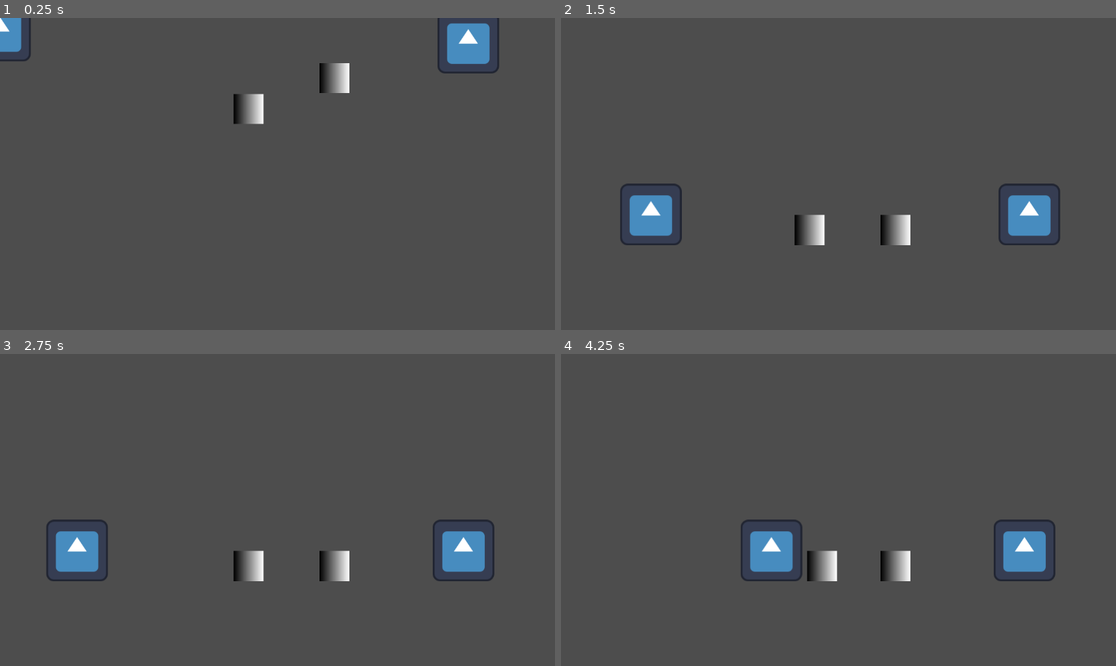
Above: before the commit, frames 1-4 (two rows, left to right).
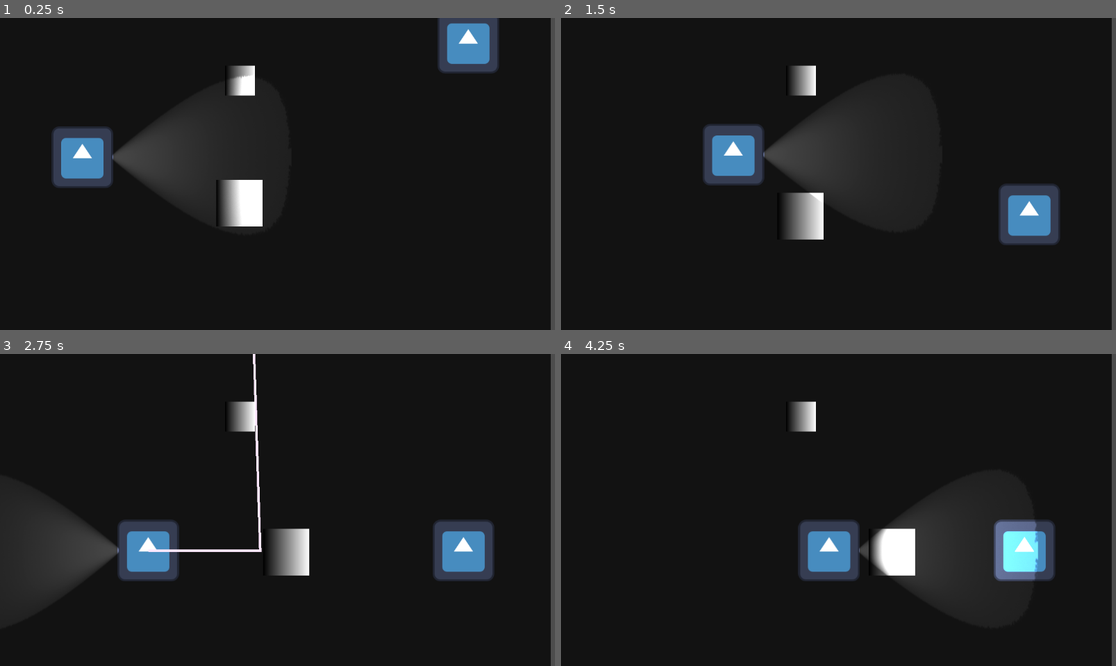
Above: after the commit, the same moments.

Repository: BiggestChe/tritonware_fall_25
Game: Godot game, scene res://Levels/main_game.tscn
Same seed, same stepped clock (60 frames per second), same inputs: the game is played once before the commit and once after it. The engine's default icon, where the game draws it, is replaced by a stand-in: a white triangle on a blue panel in a dark square.
Inputs:
- Up to frame 1 (0.25 s): no input
- Up to frame 2 (1.5 s): tap Enter (ui_accept) at 0.5, 0.77 s; hold W (look_up1) 0.53-1.28 s; hold D (right_1) from 0.53 s (still down); tap E (fire_laser, bound only after the commit) at 0.8, 1.35 s
- Up to frame 3 (2.75 s): tap Enter (ui_accept) at 1.52 s; tap W (look_up1) at 1.55 s; release D (right_1) at 2.03 s; hold A (left_1) from 2.03 s (still down); hold E (fire_laser, bound only after the commit) from 2.03 s (still down); tap Left (left_2) at 2.1 s
- Up to frame 4 (4.25 s): release A (left_1) at 2.78 s; release E (fire_laser, bound only after the commit) at 2.78 s; hold D (right_1) from 2.78 s (still down); tap W (look_up1) at 2.85 s; tap Enter (ui_accept) at 3.02, 3.77 s; hold Up (look_up2) from 3.53 s (still down); tap E (fire_laser, bound only after the commit) at 3.8 s

The runs differ from the first frame. In frame 1, 95% of the frame differs, in the area x 0-100%, y 0-100%; in frame 2, 95%; in frame 3, 95%; in frame 4, 97%.

Commit message:
light_probably works

Diff:
--- /dev/null
+++ b/Levels/Level1Intro.tscn
@@ -0,0 +1,3 @@
+[gd_scene format=3 uid="uid://t4hw6avjr6j6"]
+
+[node name="Level1Intro" type="Node2D"]
--- /dev/null
+++ b/Levels/Level2.tscn
@@ -0,0 +1,3 @@
+[gd_scene format=3 uid="uid://dlrvwduhfgl5t"]
+
+[node name="Level2" type="Node2D"]
--- /dev/null
+++ b/Levels/Level3.tscn
@@ -0,0 +1,3 @@
+[gd_scene format=3 uid="uid://du2gm57ktfgej"]
+
+[node name="Level3" type="Node2D"]
--- a/Levels/main_game.tscn
+++ b/Levels/main_game.tscn
@@ -1,18 +1,18 @@
 [gd_scene load_steps=7 format=3 uid="uid://bnvft2ufu4lp2"]
 
-[ext_resource type="PackedScene" uid="uid://3yv18ax1syhs" path="res://Player/eye_1.tscn" id="1_73ikp"]
-[ext_resource type="PackedScene" uid="uid://bpa1kynvv2hn0" path="res://Player/eye_2.tscn" id="2_4cwk6"]
+[ext_resource type="PackedScene" uid="uid://bq6rt5tmj825x" path="res://Player/eye_1.tscn" id="1_73ikp"]
+[ext_resource type="PackedScene" uid="uid://78w8gh0yb544" path="res://Player/eye_2.tscn" id="2_4cwk6"]
 
 [sub_resource type="RectangleShape2D" id="RectangleShape2D_sijtq"]
 size = Vector2(9.977273, 65)
 
-[sub_resource type="Gradient" id="Gradient_4cwk6"]
+[sub_resource type="Gradient" id="Gradient_73ikp"]
 
 [sub_resource type="GradientTexture2D" id="GradientTexture2D_sijtq"]
-gradient = SubResource("Gradient_4cwk6")
+gradient = SubResource("Gradient_73ikp")
 
 [sub_resource type="RectangleShape2D" id="RectangleShape2D_73ikp"]
-size = Vector2(72.621124, 58.311653)
+size = Vector2(62.94118, 48.487804)
 
 [node name="Node2D" type="Node2D"]
 
@@ -27,12 +27,13 @@
 shape = SubResource("RectangleShape2D_sijtq")
 
 [node name="Eye1" parent="." instance=ExtResource("1_73ikp")]
+position = Vector2(171, 263)
 
 [node name="Eye2" parent="." instance=ExtResource("2_4cwk6")]
 position = Vector2(708, -39)
 
-[node name="RigidBody2D" type="RigidBody2D" parent="." groups=["Rigidbody"]]
-position = Vector2(465, 166)
+[node name="RigidBody2D" type="RigidBody2D" parent="." groups=["Rigidbody", "mirror"]]
+position = Vector2(497, 361)
 collision_layer = 2
 collision_mask = 3
 can_sleep = false
@@ -40,29 +41,38 @@
 linear_damp = 3.0
 
 [node name="Sprite2D" type="Sprite2D" parent="RigidBody2D"]
-position = Vector2(51, 0)
+position = Vector2(0.00012207031, 0)
+scale = Vector2(1.5109297, 1.5153004)
+texture = SubResource("GradientTexture2D_sijtq")
+
+[node name="CollisionShape2D" type="CollisionShape2D" parent="RigidBody2D"]
+position = Vector2(4.5, 1)
+rotation = 0.7696902
+scale = Vector2(1.4140188, 1.8973851)
+shape = SubResource("RectangleShape2D_73ikp")
+
+[node name="CanvasModulate" type="CanvasModulate" parent="."]
+scale = Vector2(38.924778, 2.727706)
+
+[node name="CanvasLayer" type="CanvasLayer" parent="CanvasModulate"]
+
+[node name="ColorRect" type="ColorRect" parent="CanvasModulate"]
+z_index = -1
+offset_right = 40.0
+offset_bottom = 40.0
+scale = Vector2(0.7341328, 7.526201)
+color = Color(0.072842635, 0.072842635, 0.072842635, 1)
+
+[node name="FloatingMirror" type="StaticBody2D" parent="." groups=["mirror"]]
+position = Vector2(497, 210)
+collision_layer = 3
+
+[node name="Sprite2D" type="Sprite2D" parent="FloatingMirror" groups=["mirror"]]
+position = Vector2(1, -80)
 scale = Vector2(0.96943116, 0.97223544)
 texture = SubResource("GradientTexture2D_sijtq")
 
-[node name="CollisionShape2D" type="CollisionShape2D" parent="RigidBody2D"]
-position = Vector2(50, 0)
+[node name="CollisionShape2D" type="CollisionShape2D" parent="FloatingMirror" groups=["mirror"]]
+position = Vector2(0, -80)
 scale = Vector2(0.90725195, 1.2173858)
 shape = SubResource("RectangleShape2D_73ikp")
-
-[node name="RigidBody2D2" type="RigidBody2D" parent="." groups=["Rigidbody"]]
-position = Vector2(643, 102)
-collision_layer = 2
-collision_mask = 3
-can_sleep = false
-lock_rotation = true
-linear_damp = 3.0
-
-[node name="Sprite2D" type="Sprite2D" parent="RigidBody2D2"]
-position = Vector2(51, 0)
-scale = Vector2(0.96943116, 0.97223544)
-texture = SubResource("GradientTexture2D_sijtq")
-
-[node name="CollisionShape2D" type="CollisionShape2D" parent="RigidBody2D2"]
-position = Vector2(50, 0)
-scale = Vector2(0.90725195, 1.2173858)
-shape = SubResource("RectangleShape2D_73ikp")
--- a/Player/eye_1.tscn
+++ b/Player/eye_1.tscn
@@ -1,8 +1,10 @@
-[gd_scene load_steps=6 format=3 uid="uid://3yv18ax1syhs"]
+[gd_scene load_steps=8 format=3 uid="uid://bq6rt5tmj825x"]
 
 [ext_resource type="Script" uid="uid://40eosq0j1p1s" path="res://Player/state_machine1.gd" id="1_dke3q"]
 [ext_resource type="Texture2D" uid="uid://g0x523idho5e" path="res://Sprites/icon.svg" id="2_vbaq2"]
 [ext_resource type="Script" uid="uid://uvdtwe076q3r" path="res://Player/area_2d.gd" id="3_vbaq2"]
+[ext_resource type="Texture2D" uid="uid://cvjk66adn1j8t" path="res://Sprites/488d6042bbb48b409ea7d633200c7a880ace1b9c(2).png" id="4_oqvjh"]
+[ext_resource type="PackedScene" uid="uid://dya2m51sgdi8r" path="res://Player/laser_beam.tscn" id="5_tc5ac"]
 
 [sub_resource type="RectangleShape2D" id="RectangleShape2D_hqtel"]
 size = Vector2(129, 118)
@@ -23,6 +25,21 @@
 
 [node name="Sprite2D" type="Sprite2D" parent="CharacterBody2D"]
 texture = ExtResource("2_vbaq2")
+flip_h = true
+
+[node name="PointLight2D" type="PointLight2D" parent="CharacterBody2D/Sprite2D"]
+position = Vector2(0.7000084, -0.45001218)
+rotation = 1.5707964
+scale = Vector2(6.684411, 3.6309025)
+color = Color(1.0184411, 1.0184411, 1.0184411, 1)
+energy = 7.03
+range_z_max = 2000
+shadow_enabled = true
+shadow_filter = 1
+shadow_filter_smooth = 20.0
+texture = ExtResource("4_oqvjh")
+offset = Vector2(-0.8302876, -68.10979)
+texture_scale = 0.1
 
 [node name="Area2D" type="Area2D" parent="CharacterBody2D" groups=["Rigidbody"]]
 scale = Vector2(0.8533932, 1.3754668)
@@ -36,6 +53,10 @@
 scale = Vector2(6.4528995, -8.90643)
 shape = SubResource("RectangleShape2D_dke3q")
 
+[node name="Laser" parent="CharacterBody2D" node_paths=PackedStringArray("player") instance=ExtResource("5_tc5ac")]
+rotation = 0.0
+player = NodePath("..")
+
 [connection signal="body_entered" from="CharacterBody2D/Area2D" to="CharacterBody2D/Area2D" method="_on_body_entered"]
 [connection signal="body_exited" from="CharacterBody2D/Area2D" to="CharacterBody2D" method="_on_area_2d_body_exited"]
 [connection signal="body_exited" from="CharacterBody2D/Area2D" to="CharacterBody2D/Area2D" method="_on_body_exited"]
--- /dev/null
+++ b/Player/laser_beam.gd
@@ -0,0 +1,87 @@
+extends Node2D
+
+@export var player: CharacterBody2D
+@export var bounces := 3
+@export var max_length := 2000.0
+
+@onready var line: Line2D = $Line2D
+@onready var end_marker: Node2D = $End
+
+var active := false
+
+func _ready():
+	# The Line2D will now draw relative to this Node2D's position.
+	line.visible = false
+	line.width = 5
+	# Ensure the End marker is a child of the main scene, not this node.
+	# If it is a child, you may need to manage its position differently.
+
+func _process(_delta):
+	# Simplified active check
+	active = Input.is_action_pressed("fire_laser")
+
+	if active:
+		line.visible = true
+		fire_laser()
+	else:
+		line.visible = false
+		end_marker.visible = false
+
+func fire_laser():
+	# 1. Align this node (the laser's origin) with the player
+	# This sets up the local coordinate system for the Line2D.
+	global_position = player.global_position
+	global_rotation = player.global_rotation
+
+	var remaining_length = max_length
+	# The first point of the laser starts at this node's local origin (0,0)
+	var current_origin = global_position
+	# The direction is based on this node's new rotation
+	var current_direction = Vector2.RIGHT.rotated(global_rotation)
+
+	line.clear_points()
+	# The first point in the Line2D is its own local origin.
+	line.add_point(Vector2.ZERO)
+
+	var space_state = get_world_2d().direct_space_state
+
+	for i in range(bounces + 1):
+		var target = current_origin + current_direction * remaining_length
+		var query = PhysicsRayQueryParameters2D.create(current_origin, target)
+		query.exclude = [player]
+		query.collision_mask = 2 # Mirrors on layer 2
+
+		var result = space_state.intersect_ray(query)
+		if result:
+			var hit_point = result.position
+			var normal = result.normal
+			var collider = result.collider
+
+			# 2. Convert the GLOBAL hit_point to this node's LOCAL space
+			line.add_point(to_local(hit_point))
+
+			if is_instance_valid(collider) and collider.is_in_group("mirror"):
+				remaining_length -= current_origin.distance_to(hit_point)
+				current_origin = hit_point
+				current_direction = current_direction.bounce(normal)
+
+				if remaining_length <= 0:
+					end_marker.global_position = hit_point
+					end_marker.visible = true
+					return
+
+				# Move origin slightly to avoid self-collision on next raycast
+				current_origin += current_direction * 0.1
+
+			else: # Hit a non-mirror object
+				end_marker.global_position = hit_point
+				end_marker.visible = true
+				return
+		else: # No collision
+			var end_point = current_origin + current_direction * remaining_length
+
+			# 3. Convert the GLOBAL end_point to LOCAL space as well
+			line.add_point(to_local(end_point))
+			end_marker.global_position = end_point
+			end_marker.visible = true
+			return
--- /dev/null
+++ b/Player/laser_beam.tscn
@@ -0,0 +1,27 @@
+[gd_scene load_steps=3 format=3 uid="uid://dya2m51sgdi8r"]
+
+[ext_resource type="Script" uid="uid://8tnj1whb2hbt" path="res://Player/laser_beam.gd" id="1_utrga"]
+
+[sub_resource type="ParticleProcessMaterial" id="ParticleProcessMaterial_utrga"]
+particle_flag_disable_z = true
+emission_shape = 1
+emission_sphere_radius = 1.0
+gravity = Vector3(0, 98, 0)
+
+[node name="Laser" type="Node2D"]
+rotation = 1.5707964
+script = ExtResource("1_utrga")
+
+[node name="Laser" type="RayCast2D" parent="."]
+rotation = -1.5707964
+scale = Vector2(-9.660564, 7.874483)
+collision_mask = 6
+hit_from_inside = true
+
+[node name="Line2D" type="Line2D" parent="."]
+default_color = Color(1, 0.91330606, 1, 1)
+
+[node name="End" type="GPUParticles2D" parent="."]
+position = Vector2(370, 0)
+scale = Vector2(0.56617314, 0.48982388)
+process_material = SubResource("ParticleProcessMaterial_utrga")
--- /dev/null
+++ b/Player/light_beam.tscn
@@ -0,0 +1,18 @@
+[gd_scene load_steps=2 format=3 uid="uid://br6c3stw3inyf"]
+
+[ext_resource type="Texture2D" uid="uid://cvjk66adn1j8t" path="res://Sprites/488d6042bbb48b409ea7d633200c7a880ace1b9c(2).png" id="1_tm7ok"]
+
+[node name="Node2D" type="Node2D"]
+
+[node name="PointLight2D" type="PointLight2D" parent="."]
+position = Vector2(269, 189)
+rotation = 1.5707964
+scale = Vector2(6.684411, 3.6309025)
+color = Color(1.0184411, 1.0184411, 1.0184411, 1)
+energy = 7.03
+range_z_max = 2000
+shadow_enabled = true
+shadow_filter = 1
+shadow_filter_smooth = 20.0
+texture = ExtResource("1_tm7ok")
+texture_scale = 0.1
--- a/Player/state_machine1.gd
+++ b/Player/state_machine1.gd
@@ -12,10 +12,20 @@
 const MAX_VELOCITY := 100
 
 # --- Look Up double press ---
-var look_up_pressed_time := 0.0
-@export var double_press_window := 1.0 # seconds
+@export var double_press_window := 0.5 # seconds
 var look_up_press_count := 0
 var look_up_timer = 0.0
+
+#Animation Variables
+@onready var sprite = $Sprite2D
+
+#Light Cone
+@onready var light_cone = $Sprite2D/PointLight2D
+var is_looking_up := false
+
+#laser
+@onready var laser_beam = $Laser
+@export var rotation_speed := 3.0
 
 # --- State machine ---
 enum State { IDLE, WALKING, JUMPING, FALLING, LOOK_UP }
@@ -25,10 +35,14 @@
 func _physics_process(delta):
 
 	#print("Current state: ", current_state)
-	if look_up_pressed_time > 0:
-		look_up_pressed_time -= delta
-	#else:
-		#look_up_press_count = 0
+
+	#after jumping, create time window to create double press
+	if look_up_timer > 0:
+		look_up_timer -= delta
+		if look_up_timer <= 0:
+			look_up_press_count = 0
+			look_up_timer = 0
+
 
 	# Detect look up press
 	if Input.is_action_just_pressed("look_up1"):
@@ -41,7 +55,18 @@
 		print("Double press detected! Jump!")
 		change_state(State.JUMPING)
 		look_up_press_count = 0  # reset after jump
+		look_up_timer = 0
 
+	#if Input.is_action_pressed("left_1"):
+		#rotation -= rotation_speed * delta
+	#elif Input.is_action_pressed("right_1"):
+		#rotation += rotation_speed * delta
+
+	# Fire when pressing "shoot"
+	if Input.is_action_pressed("fire_laser"):
+		laser_beam.active = true
+	else:
+		laser_beam.active = false
 
 	match current_state:
 		State.IDLE:
@@ -54,9 +79,13 @@
 			state_falling(delta)
 		State.LOOK_UP:
 			state_look_up(delta)
+			if is_looking_up:
+				light_cone.rotation_degrees = 0
+			else:
+				light_cone.rotation_degrees = 90
 
 # --- State functions ---
-func state_idle(delta):
+func state_idle(_delta):
 	if not is_on_floor():
 		change_state(State.FALLING)
 		return
@@ -71,10 +100,18 @@
 
 func state_walking(delta):
 	var direction = Input.get_axis("left_1", "right_1")
+	print(direction)
+
 
 	if direction == 0:
 		change_state(State.IDLE)
 		return
+	if direction > 0 :
+		sprite.flip_h = false
+		light_cone.rotation_degrees = 90
+	else:
+		sprite.flip_h = true
+		light_cone.rotation_degrees = -90
 
 	velocity.x = direction * speed
 	velocity.y += gravity * delta
@@ -91,6 +128,8 @@
 	# Stay in look up until player releases input or triggers jump
 	#handle_look_up()
 
+	is_looking_up = true
+
 	var direction = Input.get_axis("left_1", "right_1")
 	velocity.x = direction * speed
 	velocity.y += gravity * delta
@@ -100,21 +139,8 @@
 	if look_up_press_count >= 2:
 		change_state(State.JUMPING) # Trigger jump on double press
 	elif not Input.is_action_pressed("look_up1"):
+		is_looking_up = false
 		change_state(State.IDLE)
-
-#handles looking up using a window after
-#func handle_look_up():
-	#print("looking up")
-	#
-	#
-	#if look_up_pressed_time > 0:
-		## Second press within window
-		#look_up_press_count += 1
-	#else:
-		#look_up_press_count = 1
-	#look_up_pressed_time = double_press_window
-	#change_state(State.LOOK_UP)
-
 
 func state_jumping(delta):
 	# Apply jump velocity only when entering this state
--- a/Player/state_machine2.gd
+++ b/Player/state_machine2.gd
@@ -13,6 +13,12 @@
 var look_up_press_count := 0
 var look_up_timer = 0.0
 
+@onready var sprite = $Sprite2D
+#
+##light cone
+#@onready var light_cone = $Sprite2D/PointLight2D
+#var is_looking_up := false
+
 # --- State machine ---
 enum State { IDLE, WALKING, JUMPING, FALLING, LOOK_UP }
 var current_state : State = State.IDLE
@@ -26,10 +32,7 @@
 
 	if look_up_pressed_time > 0:
 		look_up_pressed_time -= delta
-	#else:
-		#look_up_press_count = 0
 
-	# Detect look up press
 	if Input.is_action_just_pressed("look_up2"):
 		look_up_press_count += 1
 		look_up_timer = double_press_window
@@ -53,6 +56,11 @@
 		State.LOOK_UP:
 			state_look_up(delta)
 
+	#if is_looking_up:
+		#light_cone.rotation_degrees = -90
+	#else:
+		#light_cone.rotation_degrees = 90
+
 # --- State functions ---
 func state_idle(delta):
 	if not is_on_floor():
@@ -73,6 +81,10 @@
 	if direction == 0:
 		change_state(State.IDLE)
 		return
+	if(direction > 0 ):
+		sprite.flip_h = false
+	else:
+		sprite.flip_h = true
 
 	velocity.x = direction * speed
 	velocity.y += gravity * delta
--- /dev/null
+++ b/Player/test_scene.tscn
@@ -0,0 +1,3 @@
+[gd_scene format=3 uid="uid://crrf7ode81moc"]
+
+[node name="Node2D" type="Node2D"]
--- a/project.godot
+++ b/project.godot
@@ -47,6 +47,11 @@
 "events": [Object(InputEventKey,"resource_local_to_scene":false,"resource_name":"","device":-1,"window_id":0,"alt_press …(195 unchanged characters)…
 ]
 }
+fire_laser={
+"deadzone": 0.2,
+"events": [Object(InputEventKey,"resource_local_to_scene":false,"resource_name":"","device":-1,"window_id":0,"alt_pressed":false,"shift_pressed":false,"ctrl_pressed":false,"meta_pressed":false,"pressed":false,"keycode":0,"physical_keycode":69,"key_label":0,"unicode":101,"location":0,"echo":false,"script":null)
+]
+}
 
 [physics]
 
Not shown: 1 places in Player/eye_2.tscn that only renumber resources
Not shown, added: Player/laser_beam.gd.uid
Binary file added: Sprites/488d6042bbb48b409ea7d633200c7a880ace1b9c(2).png
Not shown, added: Sprites/488d6042bbb48b409ea7d633200c7a880ace1b9c(2).png.import
